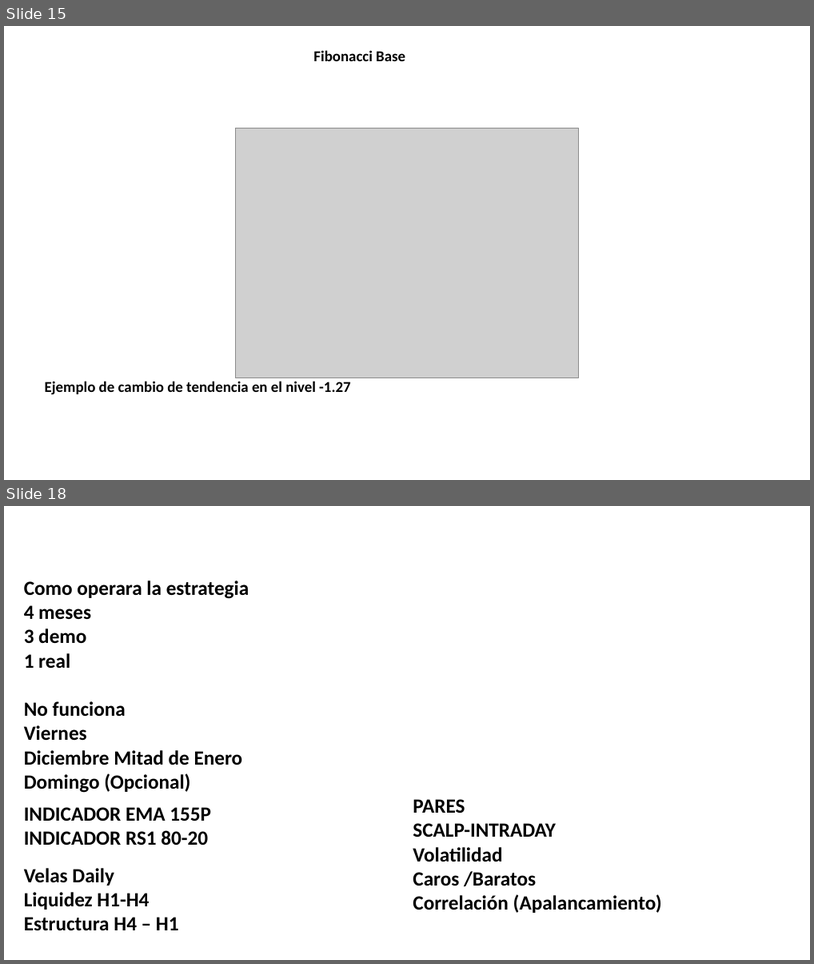
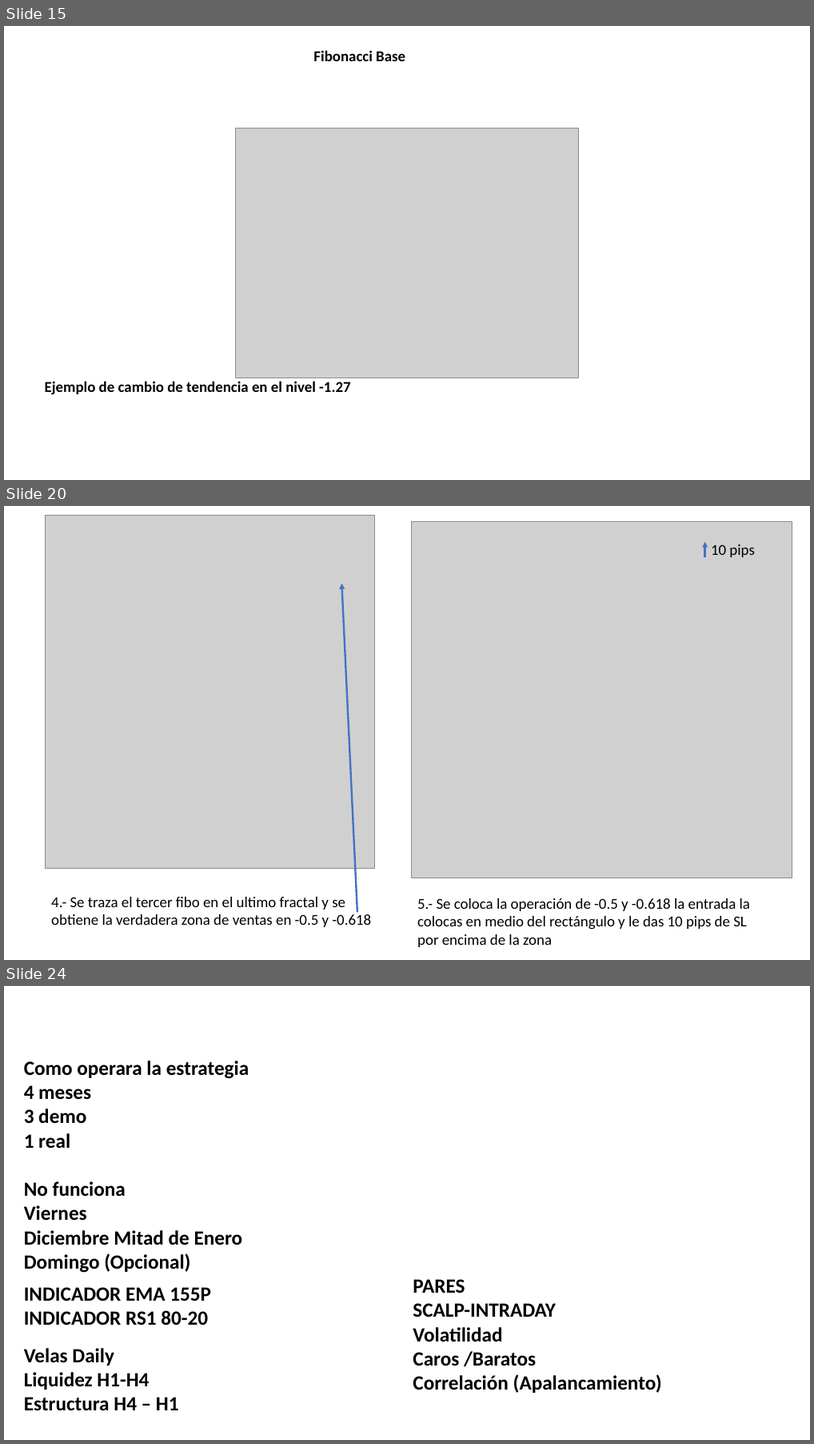
Before and after one commit to Edd1eware/Yields_Academy, a slide deck: Manual_YIELDS_ACADEMY.pptx. Shown one above the other, each under a label of ours: slides 15 and 18 before the commit, slides 15, 20 and 24 after it; the slides between them are not shown. The pictures are 814x964 and 814x1444 pixels, drawn with LibreOffice and Linux fonts; fonts in the diff are those of the drawing; grey boxes stand for pictures. Boxes give left, top, right and bottom in pixels: in the first picture for what was removed or moved away, otherwise in the second. Text is boxed around its words. In the diff, an @@ line names an element or a change of style, - is before the commit and + after.

Commit message:
Fibo de confluencia

```diff
--- a/Manual_YIELDS_ACADEMY.pptx
+++ b/Manual_YIELDS_ACADEMY.pptx
@@ slide 20 added at bbox=[4, 506, 810, 960], background #FFFFFF @@
@@ picture added at bbox=[45, 516, 374, 868] @@
@@ picture added at bbox=[412, 522, 793, 877] @@
@@ arrow added from (706, 557) to (706, 542), #4472C4 2.25 pt @@
@@ text added at bbox=[711, 544, 754, 557], 18 pt, text #000000 @@
+10 pips
@@ arrow added from (358, 912) to (342, 584), #4472C4 2.25 pt @@
@@ text added at bbox=[51, 896, 371, 927], 18 pt, text #000000 @@
+4.- Se traza el tercer fibo en el ultimo fractal y se obtiene la verdadera zona de ventas en -0.5 y -0.618
@@ text added at bbox=[418, 898, 750, 947], 18 pt, text #000000 @@
+5.- Se coloca la operación de -0.5 y -0.618 la entrada la colocas en medio del rectángulo y le das 10 pips de SL por encima de la zona
@@ what was slide 18 is now slide 24 @@
```
Also in this commit, not shown: 1 slide changed, 6 other slides added, 1 slide removed.
